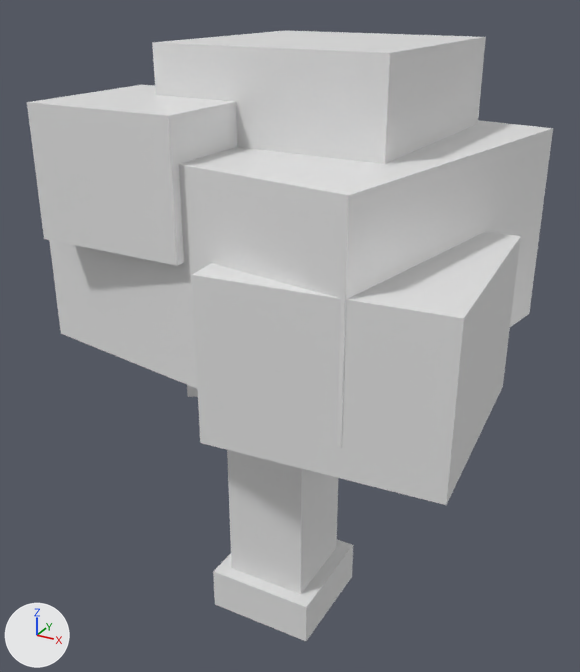
A saved change to the FBX model assets/models/Tree_2.fbx.
Rendered twice from a 50 mm camera at (12.3, -22.0, 21.9) aimed at (0.0, 0.5, 10.6). Every picture has the same lights, and +X, +Y and +Z are marked at lower left. The older version comes first. Where no turn or scale is listed for an object, it has been applied to the vertices.

Before the edit, the objects in view are built like this:
```python
mat_outline = principled_material('Outline')
mat_outline.base_color = (0.8, 0.8, 0.8)  # white #e7e7e7
mat_outline.roughness = 0.4
me_tree_2_outline = bpy.data.meshes.new('Tree_2_Outline')
me_tree_2_outline.from_pydata(...)  # 80 vertices, 60 faces; spans x -7.6..7.8, y -6.4..7.0, z -0.2..20.3
me_tree_2_outline.materials.append(mat_outline)  # white #e7e7e7
ob_outline_001 = bpy.data.objects.new('Outline.001', me_tree_2_outline)
ob_outline_001.location = (0.0, 0.0, 0.0)
```
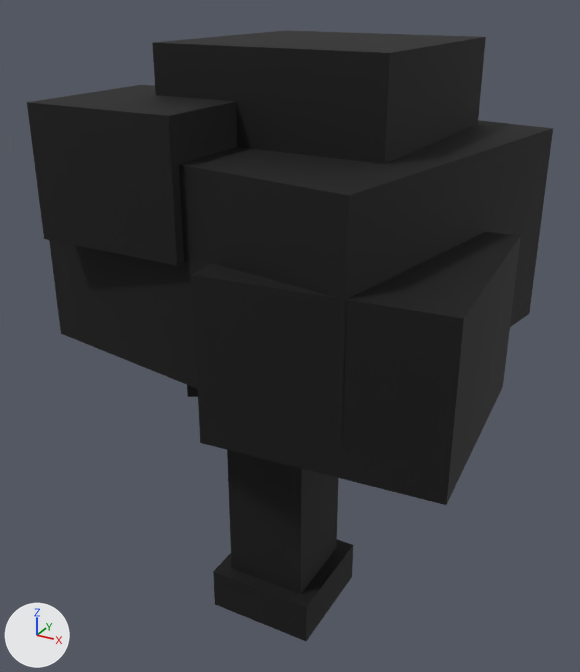
Where the change shows, as pixel boxes [x1, y1, x2, y2] in the pictures (580 x 672 px):
```json
{"object": "Outline.001", "change": "surface changed", "before": [27, 31, 553, 641], "after": [27, 31, 553, 641], "on screen": "white to black"}
```

The change, as JSON lines over the scene's bpy script:
```json
{"op": "add", "block": "img_palette_png", "code": ["img_palette_png = load_image('palette.png', '_unpacked/palette.png', 32, 32, 'sRGB')"]}
{"op": "remove", "block": "mat_outline", "code": "mat_outline.base_color = (0.8, 0.8, 0.8)  # white #e7e7e7"}
{"op": "add", "block": "mat_outline", "code": "mat_outline.texture = img_palette_png"}
{"op": "set", "path": "mat_outline.roughness", "old": "0.4", "new": "0.8"}
{"block": "me_tree_2_outline", "where": "me_tree_2_outline.from_pydata(...)  # 80 vertices, 60 faces; spans x -7.6..7.8, y -6.4..7.0, z -0.2..20.3"}
{"block": "me_tree_2_outline", "where": "# used by ob_outline_001; location = (0.0, 0.0, 0.0)"}
{"block": "me_tree_2_outline", "change": "me_tree_2_outline part 1: texture (UV) coordinates changed"}
```
